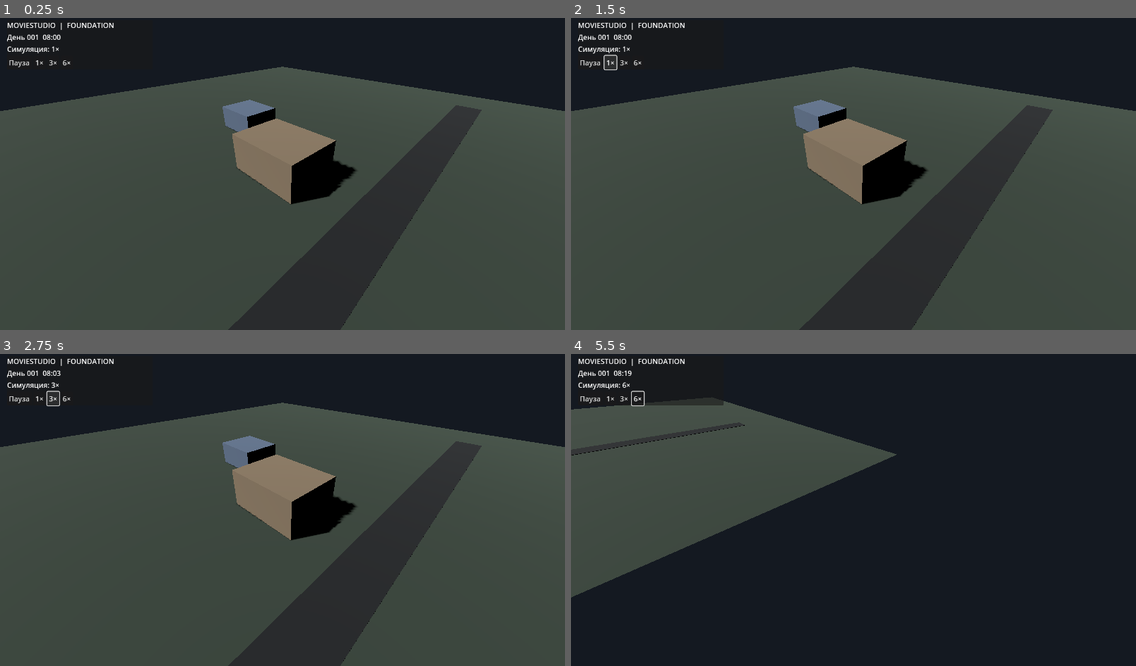
Above: before the commit, frames 1-4 (two rows, left to right).
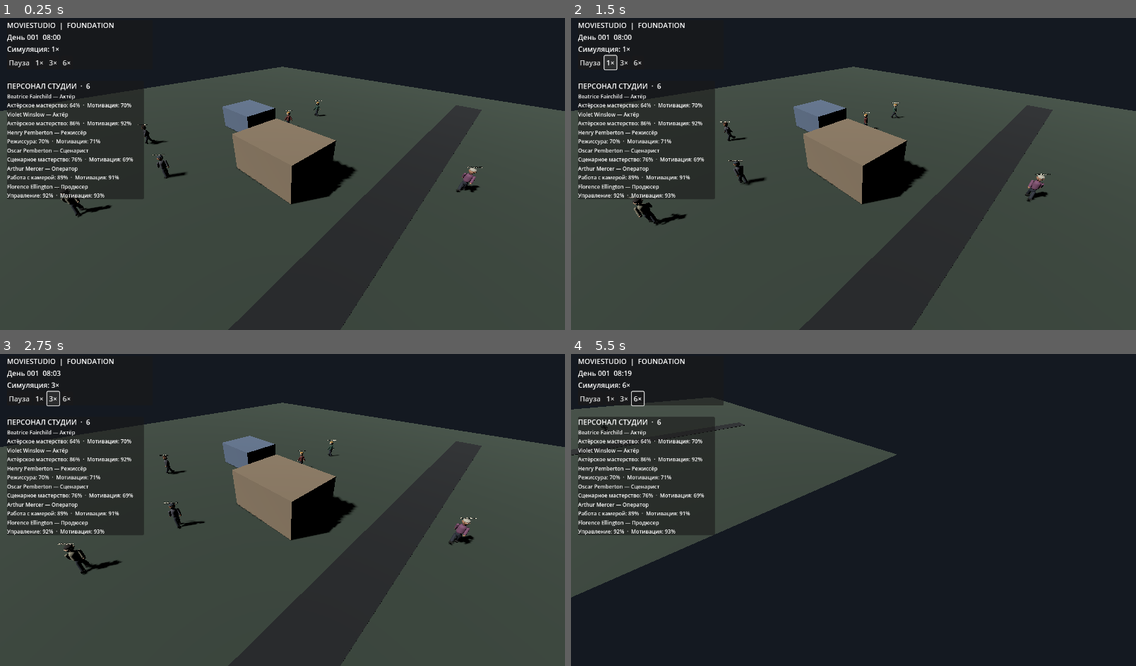
Above: after the commit, the same moments.

Repository: Teft3lb/MovieStudio
Game: Godot game, scene res://scenes/main.tscn
The game is run twice, just before and just after one commit, with the same random seed, the same clock (stepped at 60 frames per second) and the same inputs.
Inputs (mouse positions are in pixels of both pictures, inside the frame that each line leads up to):
- Up to frame 1 (0.25 s): no input
- Up to frame 2 (1.5 s): click "Пауза" at 0.5 s; click "1×" at 1.25 s
- Up to frame 3 (2.75 s): click "3×" at 2 s
- Up to frame 4 (5.5 s): click "6×" at 2.75 s; move the mouse to (977, 491) at 3.52 s; hold D 3.53-4.28 s; hold Shift 3.53-4.28 s; click (977, 491) at 3.67 s; move the mouse to (740, 522) at 4.27 s; hold S 4.28-5.03 s; tap Shift at 4.35 s; move the mouse to (910, 438) at 5.02 s; hold D from 5.03 s (still down); hold Shift from 5.03 s (still down)

The runs differ from the first frame. In frame 1, 8.0% of the frame differs, in the area x 1-86%, y 20-64%; in frame 2, 8.1%; in frame 3, 8.2%; in frame 4, 8.3%, in the area x 1-26%, y 20-59%.

Commit message:
feat: add character manager to main studio scene

Diff:
--- a/scenes/main.tscn
+++ b/scenes/main.tscn
@@ -1,8 +1,9 @@
-[gd_scene load_steps=12 format=3]
+[gd_scene load_steps=13 format=3]
 
 [ext_resource type="Script" path="res://scripts/presentation/main.gd" id="1_main"]
 [ext_resource type="Script" path="res://scripts/presentation/orbit_camera_controller.gd" id="2_camera"]
 [ext_resource type="Script" path="res://scripts/core/game_clock.gd" id="3_clock"]
+[ext_resource type="Script" path="res://scripts/presentation/characters/character_manager.gd" id="4_characters"]
 
 [sub_resource type="PlaneMesh" id="PlaneMesh_ground"]
 size = Vector2(100, 100)
@@ -64,3 +65,6 @@
 position = Vector3(10, 0.02, 0)
 mesh = SubResource("BoxMesh_road")
 material_override = SubResource("Material_road")
+
+[node name="CharacterManager" type="Node3D" parent="."]
+script = ExtResource("4_characters")
